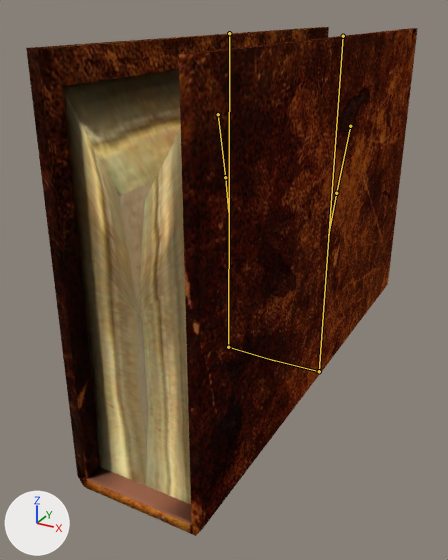
Renders of the Blender file Oculus Patronus/Assets/Modele/Grimoire/grimoire.blend from each side of a commit.
The view is the same before and after, from a camera (50 mm lens) standing at (0.126, -0.287, 0.189) and looking at (-0.018, -0.025, 0.058). The lights are fixed; the arrows at lower left show +X, +Y and +Z. Both versions are drawn at frame 0 of the action 'Close'; the numbers are the values there. The bones that change are drawn over the model as lines.

Objects in the first picture: 'Cover', 'pages.L', 'pages.R'.
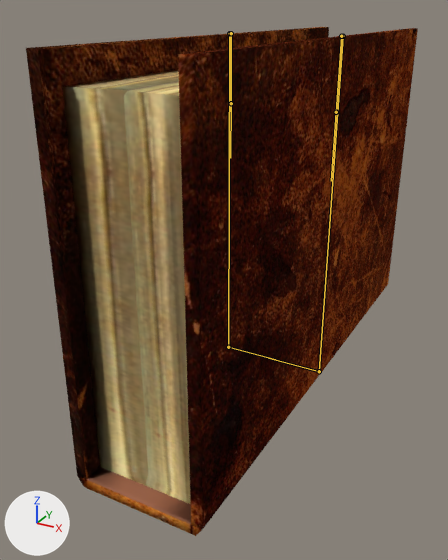
What the commit changed:
Bone 'DEF_cover.R' (bone_def_cover_r) is rescaled from (1.0, 1.0, 1.0) to (1.0, 1.0, 1.07).
Bone 'bump.R' (bone_bump_r) turns from (0, 0, 14) to (0, 0, 16) degrees about its own x, y and z.
Bone 'bump.R' (bone_bump_r) is rescaled from (1.98, 1.15, 1.0) to (1.0, 1.08, 1.0).
Bone 'end_pages.R' (bone_end_pages_r) moves from (0.0, 0.326, -0.055) to (0.0, 0.0, 0.006).
Bone 'end_pages.R' (bone_end_pages_r) turns from (7, 0, 0) to (0, 0, 0) degrees about its own x, y and z.
Bone 'end_pages1.R' (bone_end_pages1_r) turns from (-1, 0, 0) to (0, 0, 0) degrees about its own x, y and z.
Bone 'end_pages1.R' (bone_end_pages1_r) is rescaled from (1.0, 0.68, 1.0) to (1.0, 1.0, 1.0).
Bone 'DEF_cover.L' (bone_def_cover_l) is rescaled from (1.0, 1.0, 1.0) to (1.0, 1.0, 1.07).
Bone 'bump.L' (bone_bump_l) turns from (0, 0, -14) to (0, 0, -15) degrees about its own x, y and z.
Bone 'bump.L' (bone_bump_l) is rescaled from (1.98, 1.15, 1.0) to (1.0, 1.09, 1.0).
Bone 'end_pages.L' (bone_end_pages_l) moves from (0.0, 0.326, -0.055) to (0.0, 0.0, 0.006).
Bone 'end_pages.L' (bone_end_pages_l) turns from (7, 0, 0) to (0, 0, 0) degrees about its own x, y and z.
Bone 'end_pages1.L' (bone_end_pages1_l) turns from (-1, 0, 0) to (0, 0, 0) degrees about its own x, y and z.
Bone 'end_pages1.L' (bone_end_pages1_l) is rescaled from (1.0, 0.68, 1.0) to (1.0, 1.0, 1.0).

What differs and where, as boxes (x1, y1, x2, y2) in the pictures (448 x 560 px):
'Cover', posed
    both: (26, 27, 418, 536)
'pages.R', posed
    before: (62, 69, 181, 485)
    after: (62, 69, 179, 485)
'pages.L', posed
    before: (139, 129, 191, 504)
    after: (124, 82, 191, 504)
bone 'bump.R', root to tip
    before: (228, 347) to (275, 361)
    after: (228, 347) to (275, 359)
bone 'end_pages.R', root to tip
    before: (218, 114) to (225, 177)
    after: (231, 33) to (231, 103)
bone 'end_pages1.R', root to tip
    before: (225, 177) to (228, 212)
    after: (231, 103) to (230, 158)
bone 'bump.L', root to tip
    before: (319, 371) to (269, 359)
    after: (319, 371) to (268, 358)
bone 'end_pages.L', root to tip
    before: (350, 126) to (336, 193)
    after: (341, 36) to (336, 112)
bone 'end_pages1.L', root to tip
    before: (336, 193) to (328, 235)
    after: (336, 112) to (331, 181)
